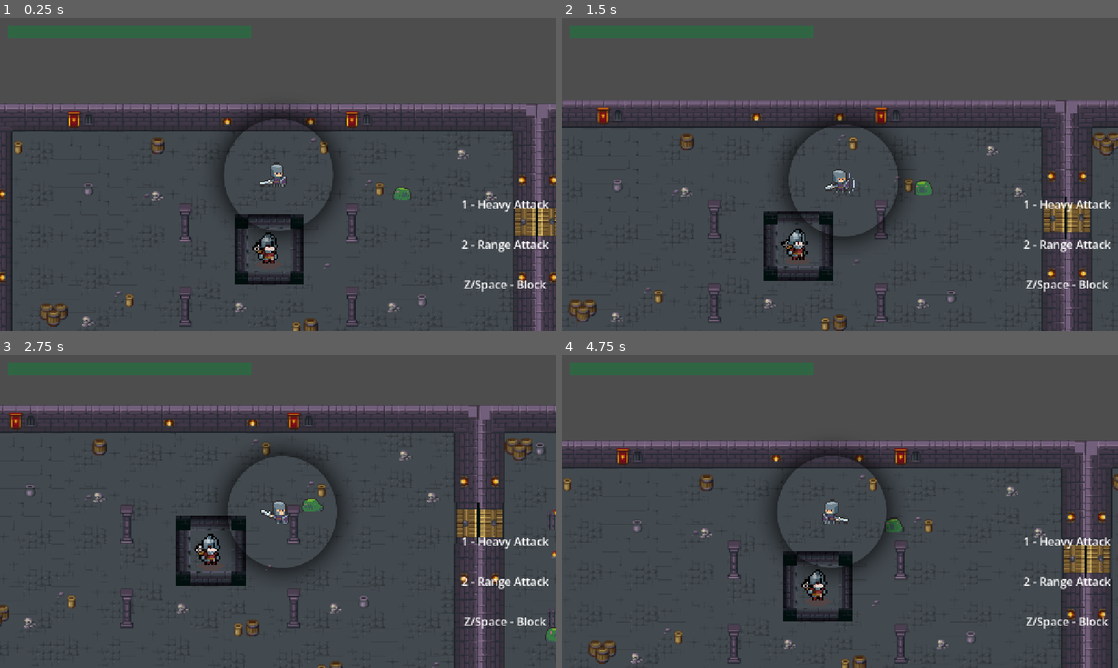
Above: before the commit, frames 1-4 (two rows, left to right).
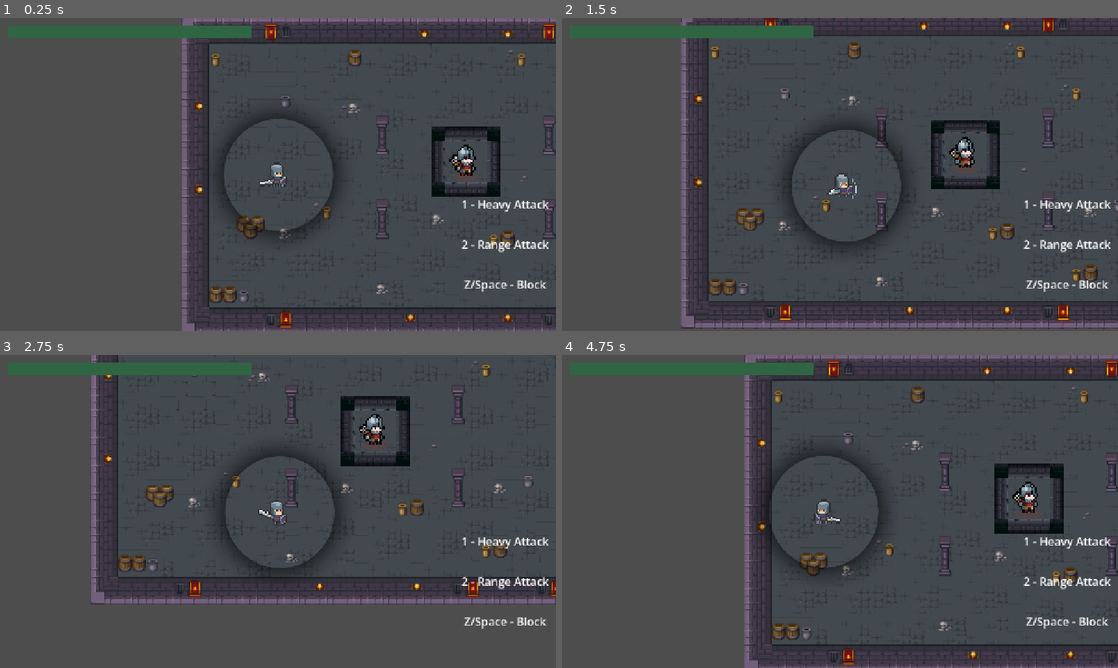
Above: after the commit, the same moments.

Repository: Ameera0786/Godot-Dungeon-Crawler
Game: Godot game, scene res://scenes/rooms/test.tscn
The game is run twice, just before and just after one commit, with the same random seed, the same clock (stepped at 60 frames per second) and the same inputs.
Inputs:
- Up to frame 1 (0.25 s): no input
- Up to frame 2 (1.5 s): hold Right (right) 0.53-1.28 s; hold E (interact) 0.53-1.28 s; tap Space (block) at 0.6 s; hold Down (down) from 1.28 s (still down); tap E (interact) at 1.35 s
- Up to frame 3 (2.75 s): tap Space (block) at 1.55 s; release Down (down) at 2.03 s; hold Right (right) from 2.03 s (still down); hold E (interact) from 2.03 s (still down); tap 1 (attack1) at 2.1 s
- Up to frame 4 (4.75 s): release Right (right) at 2.78 s; release E (interact) at 2.78 s; hold Up (up) 2.78-3.53 s; tap 2 (attack2) at 2.85 s; tap Space (block) at 3.05, 3.6, 4.55 s; hold E (interact) 3.53-4.28 s; hold Left (left) from 3.53 s (still down); tap E (interact) at 4.35 s

The runs differ from the first frame. In frame 1, 20% of the frame differs, in the area x 0-100%, y 0-100%; in frame 2, 20%; in frame 3, 18%; in frame 4, 20%.

Commit message:
Clean up player and enemy combat scripts

Diff:
--- a/scenes/players/Player.tscn
+++ b/scenes/players/Player.tscn
@@ -481,6 +481,6 @@
 [node name="Combat" type="Node2D" parent="." unique_id=1052116444]
 visible = false
 script = ExtResource("10_euj1c")
-attack_1_damage = 80
+attack_1_damage = 100
 
 [connection signal="animation_finished" from="AnimatedSprite2D" to="." method="_on_animated_sprite_2d_animation_finished"]
--- a/scenes/rooms/RoomInitial.tscn
+++ b/scenes/rooms/RoomInitial.tscn
@@ -600,6 +600,6 @@
 position = Vector2(654, 340)
 
 [node name="EnemySlime" parent="." unique_id=1743494039 instance=ExtResource("5_cbo1f")]
-position = Vector2(963, 195)
+position = Vector2(1098, 277)
 
 [node name="RoomEntry" parent="." unique_id=671535244 instance=ExtResource("4_23yxr")]
--- a/scenes/rooms/test.tscn
+++ b/scenes/rooms/test.tscn
@@ -20,4 +20,4 @@
 position = Vector2(3826, -2)
 
 [node name="Player" parent="." unique_id=1588146620 instance=ExtResource("5_bflcn")]
-position = Vector2(677, 163)
+position = Vector2(223, 365)
--- a/scripts/boss_combat.gd
+++ b/scripts/boss_combat.gd
@@ -1,28 +1,32 @@
 extends Node2D
 
+# Stats
 @export_group("Stats")
 @export var max_health: int = 100
 @export var attack_cooldown: float = 2.0
 @export var attack_range: float = 150.0
 
+# Fireball
 @export_group("Resources")
 @export var fireball_scene: PackedScene
 
+# Boss
 @onready var boss: CharacterBody2D = get_parent()
 @onready var spawn_point: Node2D = $"../AttackHitBox"
 @onready var animated_sprite: AnimatedSprite2D = $"../AnimatedSprite2D"
 
+# Variables
 var current_health: int
+var player: Node2D = null
 var is_dead: bool = false
 var is_hurt: bool = false
 var is_attacking: bool = false
-
-var player: Node2D = null
 var can_shoot: bool = true
 
+# Initial load in
 func _ready() -> void:
 	current_health = max_health
-	player = get_tree().get_first_node_in_group("player")
+	animated_sprite.animation_finished.connect(_on_animated_sprite_2d_animation_finished)
 
 # Called continuously by enemy_movement.gd
 func check_attack(target_player: Node2D) -> void:
@@ -36,31 +40,39 @@
 	if distance <= attack_range:
 		shoot_fireball()
 
+# Shoot fireball, do animation, return to normal and wait till you can shoot again
 func shoot_fireball() -> void:
 	if not fireball_scene or player == null:
 		return
 
 	can_shoot = false
+	is_attacking = true
 
-	is_attacking = true
 	animated_sprite.play("attack")
 	create_fireball()
 
-	# Brief delay during animation before returning to move state
 	await get_tree().create_timer(0.5).timeout
 	is_attacking = false
 
-	# Cooldown timer before next shot
 	await get_tree().create_timer(attack_cooldown).timeout
 	can_shoot = true
 
 # Create new fireball
-func create_fireball():
+func create_fireball() -> void:
 	var fireball = fireball_scene.instantiate()
 	fireball.global_position = spawn_point.global_position
 	fireball.direction = (player.global_position - spawn_point.global_position).normalized()
 	get_tree().current_scene.add_child(fireball)
 
+# Animation finished
+func _on_animated_sprite_2d_animation_finished() -> void:
+	if is_hurt:
+		is_hurt = false
+	if is_dead:
+		await get_tree().create_timer(0.5).timeout
+		boss.queue_free()
+
+# Boss takes damage
 func take_damage(amount: int) -> void:
 	if is_dead or is_hurt:
 		return
@@ -74,6 +86,7 @@
 		is_hurt = true
 		animated_sprite.play("hurt")
 
+# Boss dies
 func die() -> void:
 	if is_dead:
 		return
@@ -82,14 +95,5 @@
 	is_attacking = false
 	is_hurt = false
 
-	boss.remove_from_group("enemies")
+	boss.remove_from_group("enemy")
 	animated_sprite.play("death")
-
-func on_animation_finished(_target_player: Node2D, _touching_player: bool) -> void:
-	if is_hurt:
-		is_hurt = false
-	if is_attacking:
-		is_attacking = false
-	if is_dead:
-		await get_tree().create_timer(0.5).timeout
-		boss.queue_free()
--- a/scripts/dialogue_box.gd
+++ b/scripts/dialogue_box.gd
@@ -1,16 +1,20 @@
 extends CanvasLayer
 
+# Dialogue box
 @onready var panel: Panel = $Panel
 @onready var title_label: Label = $Panel/Panel/Title
 @onready var text_label: Label = $Panel/Text
 
+# Variables
 var current_lines: Array[String] = []
 var line_index := 0
 var is_active := false
 
+# Initial load in
 func _ready() -> void:
 	panel.visible = false
 
+# Begin dialogue, start at initial line
 func start_dialogue(lines: Array[String], speaker_name: String = "") -> void:
 	if lines.is_empty():
 		return
@@ -22,9 +26,11 @@
 	title_label.text = speaker_name
 	show_line()
 
+# Display each line one at a time
 func show_line() -> void:
 	text_label.text = current_lines[line_index]
 
+# Go to next line
 func advance_dialogue() -> void:
 	line_index += 1
 	if line_index < current_lines.size():
@@ -32,15 +38,17 @@
 	else:
 		end_dialogue()
 
+# Causes dialogue to disappear
 func end_dialogue() -> void:
 	is_active = false
 	panel.visible = false
 
-# Call this from outside if the player walks away mid-dialogue
+# Closes dialogue
 func close_dialogue() -> void:
 	if is_active:
 		end_dialogue()
 
+# Handles input to interact
 func _unhandled_input(event: InputEvent) -> void:
 	if is_active and event.is_action_pressed("interact") and not event.is_echo():
 		get_viewport().set_input_as_handled()
--- a/scripts/enemy_combat.gd
+++ b/scripts/enemy_combat.gd
@@ -17,6 +17,7 @@
 
 # Variables
 var health: int
+var player: CharacterBody2D = null
 var is_attacking := false
 var is_dead := false
 var is_hurt := false
@@ -31,16 +32,22 @@
 	sprite.animation_finished.connect(_on_sprite_animation_finished)
 
 # See if enemy can attack
-func check_attack(player: CharacterBody2D) -> void:
+func check_attack(target_player: CharacterBody2D) -> void:
+	if target_player != null:
+		player = target_player
+
 	if player == null or is_attacking or is_dead:
 		return
 
 	var distance = enemy.global_position.distance_to(player.global_position)
 	if distance <= attack_range:
-		start_attack(player)
+		start_attack()
 
 # Attack player
-func start_attack(player: CharacterBody2D) -> void:
+func start_attack() -> void:
+	if is_dead or is_hurt:
+		return
+
 	is_attacking = true
 	enemy.velocity = Vector2.ZERO
 	sprite.play("attack")
@@ -53,11 +60,8 @@
 
 	attack_collision.disabled = not (sprite.frame in attack_hit_frames)
 
+# Animation finished
 func _on_sprite_animation_finished() -> void:
-	on_animation_finished(null, false)
-
-# Animation finished
-func on_animation_finished(player: CharacterBody2D, touching_player: bool) -> void:
 	if sprite.animation == "hurt":
 		is_hurt = false
 		if player != null:
@@ -68,16 +72,15 @@
 		is_attacking = false
 		attack_collision.disabled = true
 
-		if player != null and (
-			touching_player or enemy.global_position.distance_to(player.global_position) <= attack_range
-		):
-			await get_tree().create_timer(attack_pause).timeout
+		if player != null and not is_dead:
+			var distance = enemy.global_position.distance_to(player.global_position)
+			if distance <= attack_range:
+				await get_tree().create_timer(attack_pause).timeout
 
-			if player != null and not is_dead and (
-				touching_player or enemy.global_position.distance_to(player.global_position) <= attack_range
-			):
-				start_attack(player)
-
+				if player != null and not is_dead and not is_hurt:
+					distance = enemy.global_position.distance_to(player.global_position)
+					if distance <= attack_range:
+						start_attack()
 	elif sprite.animation == "death":
 		enemy.queue_free()
 
@@ -95,6 +98,9 @@
 	health -= amount
 	is_attacking = false
 	is_hurt = true
+
+	attack_collision.disabled = true
+
 	print("Enemy took ", amount, " damage")
 	print("Enemy health: ", health, " / ", max_health)
 
@@ -107,9 +113,13 @@
 func die() -> void:
 	if is_dead:
 		return
+
 	is_dead = true
+	is_attacking = false
+	is_hurt = false
 
-	enemy.remove_from_group("enemies")
 	enemy.velocity = Vector2.ZERO
 	attack_collision.disabled = true
+
+	enemy.remove_from_group("enemy")
 	sprite.play("death")
--- a/scripts/enemy_movement.gd
+++ b/scripts/enemy_movement.gd
@@ -1,15 +1,17 @@
 extends CharacterBody2D
 
+# Movement
 @export_group("Movement")
 @export var speed := 70.0
 
+# Enemy
 @onready var sprite: AnimatedSprite2D = $AnimatedSprite2D
 @onready var attack_hit_box: Node2D = find_child("*AttackHit*", true, false)
 @onready var detection_area: Area2D = find_child("*Interaction*", true, false)
 @onready var combat: Node = $Combat
 
+# Variables
 var player: CharacterBody2D = null
-var touching_player := false
 
 # Initial load in
 func _ready() -> void:
@@ -17,7 +19,6 @@
 
 	detection_area.body_entered.connect(_on_detection_area_body_entered)
 	detection_area.body_exited.connect(_on_detection_area_body_exited)
-	sprite.animation_finished.connect(_on_animation_finished)
 
 # Collisions
 func _physics_process(_delta: float) -> void:
@@ -28,13 +29,6 @@
 	combat.check_attack(player)
 	update_animation()
 	move_and_slide()
-
-	touching_player = false
-	for i in get_slide_collision_count():
-		var collider = get_slide_collision(i).get_collider()
-		if collider == player:
-			touching_player = true
-			break
 
 # Flip enemy based on direction and move animations
 func handle_movement() -> void:
@@ -67,11 +61,12 @@
 	else:
 		sprite.play("idle")
 
-# Detection Area Signals
+# Detect player entering zone
 func _on_detection_area_body_entered(body: Node2D) -> void:
 	if body.is_in_group("player"):
 		player = body as CharacterBody2D
 
+# Detect player leaving zone
 func _on_detection_area_body_exited(body: Node2D) -> void:
 	if body == player:
 		player = null
@@ -79,10 +74,3 @@
 # Delegate take_damage call from player attacks to Combat
 func take_damage(amount: int) -> void:
 	combat.take_damage(amount)
-
-func _on_animation_finished() -> void:
-	combat.on_animation_finished(player, touching_player)
-
-
-func _on_animated_sprite_2d_animation_finished() -> void:
-	pass # Replace with function body.
--- a/scripts/fireball.gd
+++ b/scripts/fireball.gd
@@ -1,17 +1,22 @@
 extends Area2D
 
+# Exports
 @export var speed: float = 250.0
 @export var damage: int = 30
 
+# Variables
 var direction: Vector2 = Vector2.ZERO
 
+# Initial load in
 func _ready() -> void:
 	if direction != Vector2.ZERO:
 		rotation = direction.angle()
 
+# Move fireball
 func _physics_process(delta: float) -> void:
 	global_position += direction * speed * delta
 
+# Fireball hits player
 func _on_body_entered(body: Node2D) -> void:
 	if body.is_in_group("player"):
 		if body.has_method("take_damage"):
--- a/scripts/hud.gd
+++ b/scripts/hud.gd
@@ -1,13 +1,12 @@
 extends CanvasLayer
 
+# Health Bar
 @onready var health_bar: ProgressBar = $Control/HealthBar
 
-func _ready() -> void:
-	# Optional: register HUD to receive health updates automatically
-	pass
-
+# Update health bar
 func update_health(current_hp: int, max_hp: int) -> void:
 	if health_bar == null:
 		return
+
 	health_bar.max_value = max_hp
 	health_bar.value = current_hp
--- a/scripts/lockRoom.gd
+++ b/scripts/lockRoom.gd
@@ -1,10 +1,15 @@
 extends Area2D
 
+# Lock Room
 @onready var lock_room: StaticBody2D = $LockRoom
-@export var enemy_group_name: String = "enemies"
 
+# Exports
+@export var enemy_group_name: String = "enemy"
+
+# Variables
 var is_locked: bool = false
 
+# Initial load in
 func _ready() -> void:
 	body_entered.connect(_on_body_entered)
 	set_barrier_locked(false)
@@ -12,38 +17,49 @@
 	await get_tree().process_frame
 	check_initial_overlap()
 
+# Detect bodies  in the area
 func check_initial_overlap() -> void:
 	for body in get_overlapping_bodies():
 		if body.is_in_group("player"):
 			try_lock_room()
 			break
 
+# Add body to area when they enter room
 func _on_body_entered(body: Node2D) -> void:
 	if body.is_in_group("player"):
 		try_lock_room()
 
+# Attempt to lock the room, enemies > 0
 func try_lock_room() -> void:
+	if is_locked:
+		return
+
+	if count_enemies_in_room() > 0:
+		set_barrier_locked(true)
+
+# Unlock room
+func _process(_delta: float) -> void:
 	if not is_locked:
-		var enemies_in_this_room = count_enemies_in_room()
-		if enemies_in_this_room > 0:
-			set_barrier_locked(true)
+		return
 
-func _process(_delta: float) -> void:
-	if is_locked:
-		var enemies_in_this_room = count_enemies_in_room()
-		if enemies_in_this_room == 0:
-			print("All enemies in this room defeated! Unlocking barrier.")
-			set_barrier_locked(false)
+	if count_enemies_in_room() == 0:
+		print("All enemies in this room defeated! Unlocking barrier.")
+		set_barrier_locked(false)
 
+# Count enemies in room
 func count_enemies_in_room() -> int:
 	var count: int = 0
+
 	for body in get_overlapping_bodies():
 		if body.is_in_group(enemy_group_name):
 			count += 1
+
 	return count
 
+# Lock room
 func set_barrier_locked(locked: bool) -> void:
 	is_locked = locked
+
 	for child in lock_room.get_children():
 		if child is CollisionPolygon2D:
 			child.set_deferred("disabled", not locked)
--- a/scripts/npc.gd
+++ b/scripts/npc.gd
@@ -1,5 +1,6 @@
 extends CharacterBody2D
 
+# Exports
 @export var npc_name: String = "Twisted Sorcerer"
 @export_multiline var dialogue_lines: Array[String] = [
 	"Greetings traveler! I see another one of you decided to come down and explore the caves.",
@@ -16,17 +17,19 @@
 	"...."
 ]
 
+# Sprite
 @onready var prompt_sprite: AnimatedSprite2D = $AnimatedSprite2D2
 
+# Initial load in
 func _ready() -> void:
 	add_to_group("interactable")
-	# Explicitly hide the prompt when the scene loads
 	show_prompt(false)
 
+# Show prompt
 func show_prompt(visible_state: bool) -> void:
-	if prompt_sprite:
-		prompt_sprite.visible = visible_state
+	prompt_sprite.visible = visible_state
 
+# Interact with player
 func interact() -> void:
 	if DialogueManager.is_active:
 		return
--- a/scripts/player_combat.gd
+++ b/scripts/player_combat.gd
@@ -17,12 +17,10 @@
 # Player
 @onready var player: CharacterBody2D = get_parent()
 @onready var sprite: AnimatedSprite2D = $"../AnimatedSprite2D"
-@onready var hitboxes: Node2D = $"../HitBoxes"
 
 # Hitboxes
 @onready var attack_1_hit_box: Area2D = $"../HitBoxes/Attack1HitBox"
 @onready var attack_2_hit_box: Area2D = $"../HitBoxes/Attack2HitBox"
-@onready var block_area: Area2D = $"../HitBoxes/BlockArea"
 
 # Collisions
 @onready var attack_1_collision: CollisionShape2D = $"../HitBoxes/Attack1HitBox/CollisionShape2D"
@@ -40,6 +38,7 @@
 func _ready() -> void:
 	health = max_health
 	HUD.update_health(health, max_health)
+
 	attacks = [
 		AttackData.new("attack1", attack_1_hit_box, attack_1_collision, [4, 5], attack_1_damage),
 		AttackData.new("attack2", attack_2_hit_box, attack_2_collision, [3, 4], attack_2_damage),
@@ -85,7 +84,6 @@
 func on_animation_finished(anim_name: String) -> void:
 	if anim_name in ACTIONS.values() or anim_name == "hurt":
 		is_busy = false
-
 	elif anim_name == "death":
 		player.queue_free()
 
--- a/scripts/player_movement.gd
+++ b/scripts/player_movement.gd
@@ -1,12 +1,13 @@
 extends CharacterBody2D
 
-const SPEED = 110.0
-
+# Player
 @onready var sprite: AnimatedSprite2D = $AnimatedSprite2D
 @onready var hitboxes: Node2D = $HitBoxes
 @onready var combat: PlayerCombat = $Combat
 @onready var interaction_area: Area2D = $InteractionArea
 
+# Variables
+const SPEED = 210.0
 var current_interactable: Node2D = null
 
 # Initial load in
@@ -19,7 +20,7 @@
 	interaction_area.body_entered.connect(_on_interaction_body_entered)
 	interaction_area.body_exited.connect(_on_interaction_body_exited)
 
-# Handle all actions and checks, initial calls
+# Handle actions and movement
 func _physics_process(_delta: float) -> void:
 	if combat.is_dead:
 		return
@@ -53,24 +54,28 @@
 	if Input.is_action_just_pressed("interact"):
 		interact()
 
-# Interact
+# Interact with current target
 func interact() -> void:
 	if current_interactable and current_interactable.has_method("interact"):
 		current_interactable.interact()
 
+# Interaction area entered
 func _on_interaction_area_entered(area: Area2D) -> void:
 	_check_and_set_interactable(area)
 
+# Interaction body entered
 func _on_interaction_body_entered(body: Node2D) -> void:
 	_check_and_set_interactable(body)
 
+# Interaction area exited
 func _on_interaction_area_exited(area: Area2D) -> void:
 	_check_and_clear_interactable(area)
 
+# Interation body exited
 func _on_interaction_body_exited(body: Node2D) -> void:
 	_check_and_clear_interactable(body)
 
-# Check if target in interactable group
+# Check if target is interactable
 func _check_and_set_interactable(target: Node2D) -> void:
 	var candidate = target
 	if not candidate.is_in_group("interactable") and candidate.get_parent():
@@ -78,6 +83,7 @@
 
 	if candidate.is_in_group("interactable"):
 		current_interactable = candidate
+
 		if current_interactable.has_method("show_prompt"):
 			current_interactable.show_prompt(true)
 
